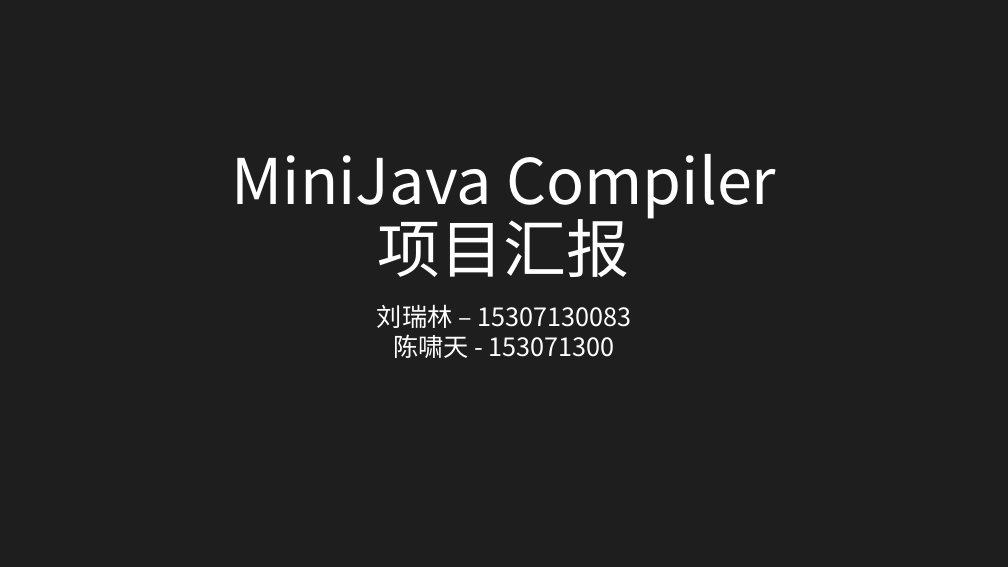
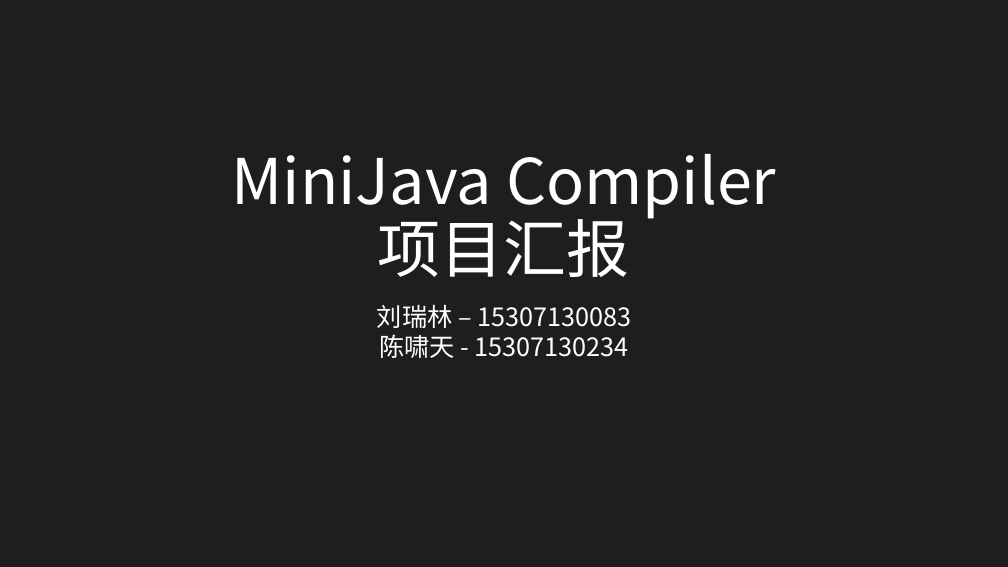
Before and after one commit to histrelinLiu/MiniJava_Compiler, a slide deck: slide 1 of MiniJavaCompiler.pptx. Drawn at 1008x567 pixels with LibreOffice and Linux fonts; fonts in the diff are those of the drawing; background and template pictures are left out. Boxes give left, top, right and bottom in pixels: in the first picture for what was removed or moved away, otherwise in the second. Text is boxed around its words. In the diff, an @@ line names an element or a change of style, - is before the commit and + after.

Commit message:
ppt

```diff
--- a/MiniJavaCompiler.pptx
+++ b/MiniJavaCompiler.pptx
@@ subtitle at (379, 334, 629, 358): text changed @@
-陈啸天 - 153071300
+陈啸天 - 15307130234
```
Also in this commit, not shown: 1 other slide changed.
